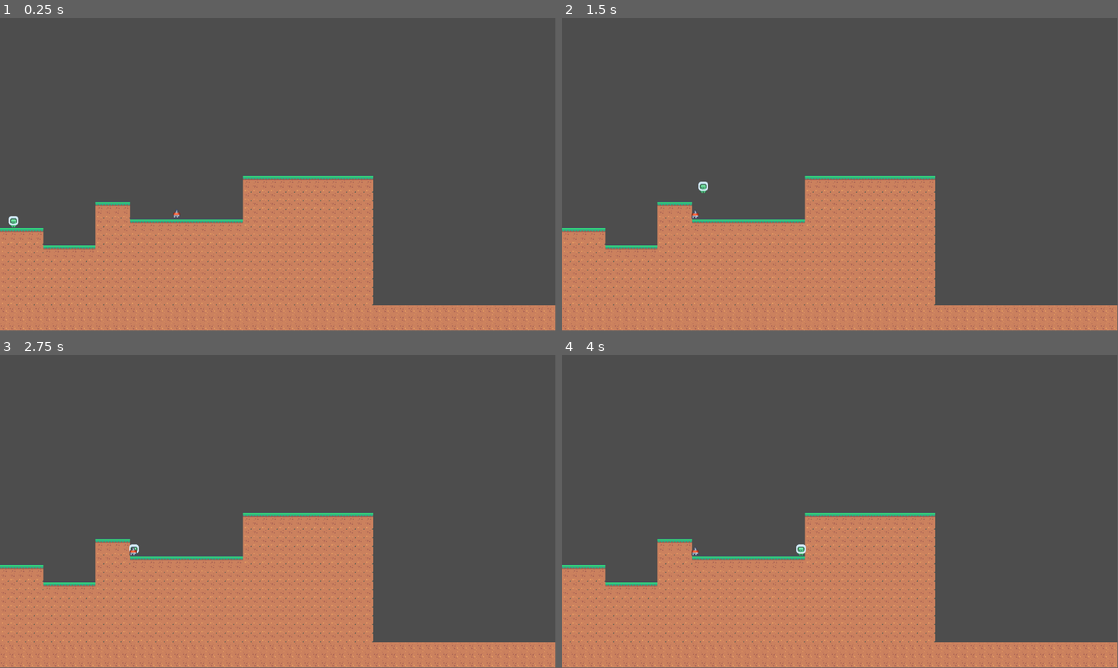
Above: before the commit, frames 1-4 (two rows, left to right).
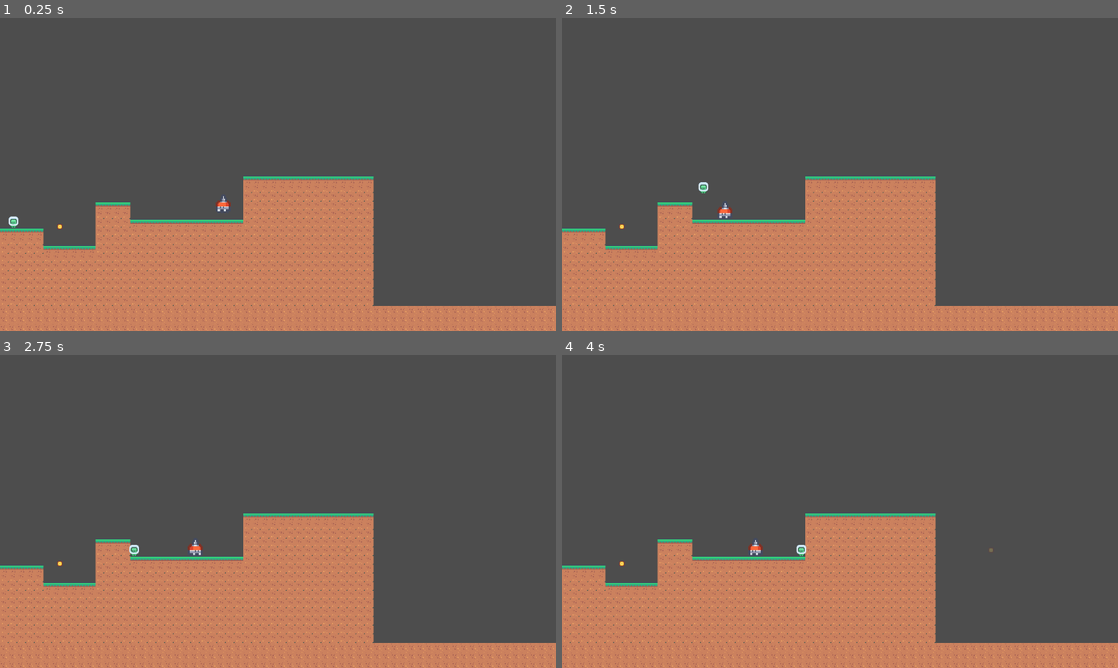
Above: after the commit, the same moments.

Repository: ShivMoh/GodotProjects
Game: Godot game, scene res://levels/tile_map.tscn
The game is run twice, just before and just after one commit, with the same random seed, the same clock (stepped at 60 frames per second) and the same inputs. This scene is started directly instead of the project's main scene.
Inputs:
- Up to frame 1 (0.25 s): no input
- Up to frame 2 (1.5 s): tap Enter (ui_accept) at 0.5, 0.77 s; hold Right (ui_right) from 0.53 s (still down); tap X (shoot) at 0.6 s; tap E (lookdown) at 1.35 s
- Up to frame 3 (2.75 s): tap Enter (ui_accept) at 1.52 s; tap X (shoot) at 1.55, 2.3 s; release Right (ui_right) at 2.03 s; hold Left (ui_left) from 2.03 s (still down); hold Q (lookup) from 2.03 s (still down)
- Up to frame 4 (4 s): release Left (ui_left) at 2.78 s; release Q (lookup) at 2.78 s; hold Right (ui_right) from 2.78 s (still down); tap X (shoot) at 2.85, 3.6 s; tap Enter (ui_accept) at 3.02, 3.77 s
In our replay, the window is 799x449 before the commit and 800x450 after it. These sizes can differ from the game's own. Grey fills any space a smaller window leaves; there, only what the larger window draws over its background counts as a difference.

The runs differ from the first frame. In frame 1, 3.1% of the frame differs, in the area x 0-100%, y 0-100%; in frame 2, 3.1%; in frame 3, 3.1%; in frame 4, 3.1%.

Commit message:
something else

Diff:
--- /dev/null
+++ b/RockClimb/ base/mob.gd
@@ -0,0 +1,10 @@
+extends CharacterBody2D
+class_name Mob
+
+@export var health : int = 6
+
+func get_health() -> int:
+    return self.health
+
+func set_health(new_health : int):
+    self.health = new_health
--- a/RockClimb/enemies/enemy.gd
+++ b/RockClimb/enemies/enemy.gd
@@ -1,15 +1,41 @@
-extends CharacterBody2D
-class_name  Enemy
+extends Mob
+class_name Enemy
 
 var data = preload("res://global/data.gd")
-@export var test = 0
+@export var direction : int = -1
 
 func _ready():
-    pass
+	var raycast: RayCast2D = self.get_node("raycast")
+	var sprite : AnimatedSprite2D = self.get_node("topguy")
+
+	if direction == 1:
+		sprite.flip_h = true
+		raycast.rotation_degrees = 180
+	else:
+		sprite.flip_h = false
+		raycast.rotation_degrees = 0
 
 func _physics_process(delta):
-    pass
+	pass
 
 func damage_player():
-    data.player_health = data.player_health - 1
-    print(data)
+	data.player_health = data.player_health - 1
+
+func if_colliding() -> int:
+
+	var raycast: RayCast2D = self.get_node("raycast")
+	var sprite : AnimatedSprite2D = self.get_node("topguy")
+
+	if raycast.is_colliding:
+		var object = raycast.get_collider()
+
+		if object != Player and object != null:
+			sprite.flip_h = !sprite.flip_h
+			raycast.rotation_degrees += 180
+
+			if direction == -1:
+				return 1
+			else:
+				return -1
+
+	return direction
--- a/RockClimb/enemies/top_guy.gd
+++ b/RockClimb/enemies/top_guy.gd
@@ -1,40 +1,21 @@
-extends CharacterBody2D
+extends Enemy
 
+const SPEED : float = 100.0
+const JUMP_VELOCITY : float = -400.0
 
-const SPEED = 100.0
-const JUMP_VELOCITY = -400.0
-
-# Get the gravity from the project settings to be synced with RigidBody nodes.
 var gravity = ProjectSettings.get_setting("physics/2d/default_gravity")
 
-
 func _physics_process(delta):
-
 	if not is_on_floor():
 		velocity.y += gravity * delta
-
-	var direction = if_colliding()
+	direction = if_colliding()
 
 	if direction:
-		print("hello here?")
 		velocity.x = direction * SPEED
 	else:
 		velocity.x = move_toward(velocity.x, 0, SPEED)
 
 	move_and_slide()
 
-func if_colliding() -> int:
-	var raycast: RayCast2D = self.get_node("raycast")
-
-	if raycast.is_colliding:
-		var object = raycast.get_collider()
-
-		if object != Player and object != null:
-
-
-			if raycast.global_position.x > self.global_position.x:
-				return -1
-			else:
-				return 1
-
-	return -1
+func hide_() -> void:
+	return
--- a/RockClimb/enemies/top_guy.tscn
+++ b/RockClimb/enemies/top_guy.tscn
@@ -7,6 +7,14 @@
 
 [sub_resource type="SpriteFrames" id="SpriteFrames_uums1"]
 animations = [{
+"frames": [{
+"duration": 1.0,
+"texture": ExtResource("3_hxpvs")
+}],
+"loop": true,
+"name": &"hide",
+"speed": 5.0
+}, {
 "frames": [{
 "duration": 1.0,
 "texture": ExtResource("1_qe4bq")
@@ -37,14 +45,16 @@
 radius = 7.0
 
 [node name="TopGuy" type="CharacterBody2D"]
+position = Vector2(0, -8)
+scale = Vector2(2.04, 2.04)
 collision_mask = 2
 script = ExtResource("1_hpy54")
+metadata/_edit_group_ = true
 
-[node name="AnimatedSprite2D" type="AnimatedSprite2D" parent="."]
+[node name="topguy" type="AnimatedSprite2D" parent="."]
 sprite_frames = SubResource("SpriteFrames_uums1")
-animation = &"walk"
-frame = 1
-frame_progress = 0.40819
+animation = &"hide"
+autoplay = "walk"
 
 [node name="CollisionShape2D" type="CollisionShape2D" parent="."]
 position = Vector2(0, 4)
@@ -52,4 +62,6 @@
 
 [node name="raycast" type="RayCast2D" parent="."]
 position = Vector2(0, 4)
+rotation = 6.28319
 target_position = Vector2(-19, 0)
+collision_mask = 3
--- a/RockClimb/levels/tile_map.tscn
+++ b/RockClimb/levels/tile_map.tscn
@@ -1,9 +1,10 @@
-[gd_scene load_steps=8 format=3 uid="uid://hlw2uroyviil"]
+[gd_scene load_steps=9 format=3 uid="uid://hlw2uroyviil"]
 
 [ext_resource type="Texture2D" uid="uid://ex1lx2txckck" path="res://assets/Tilemap/tilemap.png" id="1_vdj82"]
 [ext_resource type="PackedScene" uid="uid://6nqoiojyouk6" path="res://player.tscn" id="2_2ai3r"]
 [ext_resource type="PackedScene" uid="uid://bbni13opfttke" path="res://test_dummy.tscn" id="3_qddgw"]
 [ext_resource type="PackedScene" uid="uid://b2i4e03ch1f4x" path="res://enemies/top_guy.tscn" id="4_7o8cv"]
+[ext_resource type="PackedScene" uid="uid://b5vddmd3kq5am" path="res://player/bullet.tscn" id="5_qc1yg"]
 
 [sub_resource type="PhysicsMaterial" id="PhysicsMaterial_p7p62"]
 
@@ -615,4 +616,8 @@
 position = Vector2(245, 412)
 
 [node name="TopGuy" parent="." instance=ExtResource("4_7o8cv")]
-position = Vector2(392, 423)
+position = Vector2(442, 399)
+direction = 1
+
+[node name="Bullet" parent="." instance=ExtResource("5_qc1yg")]
+position = Vector2(124, 484)
--- a/RockClimb/player.gd
+++ b/RockClimb/player.gd
@@ -1,8 +1,27 @@
-extends CharacterBody2D
+extends Mob
 class_name Player
+
+var bullet  = preload("res://player/bullet.tscn")
 
 func _ready():
 	pass
 
 func _physics_process(delta):
-	pass
+
+	if Input.is_action_just_pressed("shoot"):
+		fire_bullet(spawn_bullet())
+
+func spawn_bullet():
+	var bulletInstance : Bullet = bullet.instantiate()
+	bulletInstance.position = bulletInstance.position + Vector2(10, 0)
+	self.add_child(bulletInstance)
+
+	return bulletInstance
+
+func fire_bullet(bullet : Bullet):
+	var tween : Tween = get_tree().create_tween()
+	var tween2 : Tween = get_tree().create_tween()
+
+	tween.tween_property(bullet, "position", bullet.position + Vector2(500, 0), 0.5)
+	tween2.tween_property(bullet, "modulate:a", 0, 0.5);
+	tween.tween_callback(bullet.queue_free)
--- /dev/null
+++ b/RockClimb/player/bullet.gd
@@ -0,0 +1,11 @@
+extends Area2D
+class_name Bullet
+
+# Called when the node enters the scene tree for the first time.
+func _ready():
+	pass # Replace with function body.
+
+
+# Called every frame. 'delta' is the elapsed time since the previous frame.
+func _process(delta):
+	pass
--- /dev/null
+++ b/RockClimb/player/bullet.tscn
@@ -0,0 +1,16 @@
+[gd_scene load_steps=4 format=3 uid="uid://b5vddmd3kq5am"]
+
+[ext_resource type="Script" path="res://player/bullet.gd" id="1_d28g2"]
+[ext_resource type="Texture2D" uid="uid://dvn3384ruclf2" path="res://assets/Tiles/tile_0151.png" id="1_t7a61"]
+
+[sub_resource type="RectangleShape2D" id="RectangleShape2D_gv8q1"]
+size = Vector2(12, 12)
+
+[node name="Bullet" type="Area2D"]
+script = ExtResource("1_d28g2")
+
+[node name="Tile0151" type="Sprite2D" parent="."]
+texture = ExtResource("1_t7a61")
+
+[node name="CollisionShape2D" type="CollisionShape2D" parent="."]
+shape = SubResource("RectangleShape2D_gv8q1")
--- a/RockClimb/project.godot
+++ b/RockClimb/project.godot
@@ -18,6 +18,10 @@
 [autoload]
 
 Data="*res://global/data.gd"
+
+[display]
+
+window/stretch/mode="viewport"
 
 [dotnet]
 
@@ -50,4 +54,5 @@
 
 [rendering]
 
+textures/canvas_textures/default_texture_filter=0
 renderer/rendering_method="mobile"
--- /dev/null
+++ b/RockClimb/ui/health.gd
@@ -0,0 +1,7 @@
+extends Node2D
+
+@onready var current_heart : Heart = $heart
+@export var mob : Mob
+
+func _process(delta):
+	mob.set_health(10)
--- /dev/null
+++ b/RockClimb/ui/health_bar.tscn
@@ -0,0 +1,15 @@
+[gd_scene load_steps=3 format=3 uid="uid://b4t1ennm00yy7"]
+
+[ext_resource type="Script" path="res://ui/health.gd" id="1_ur08k"]
+[ext_resource type="PackedScene" uid="uid://cvpsmfn7gaw4g" path="res://ui/heart.tscn" id="2_jo03w"]
+
+[node name="health" type="Node2D"]
+script = ExtResource("1_ur08k")
+
+[node name="heart" parent="." instance=ExtResource("2_jo03w")]
+
+[node name="heart2" parent="." instance=ExtResource("2_jo03w")]
+position = Vector2(20, 0)
+
+[node name="heart3" parent="." instance=ExtResource("2_jo03w")]
+position = Vector2(40, 0)
--- /dev/null
+++ b/RockClimb/ui/heart.gd
@@ -0,0 +1,2 @@
+extends Node2D
+class_name Heart
--- /dev/null
+++ b/RockClimb/ui/heart.tscn
@@ -0,0 +1,102 @@
+[gd_scene load_steps=10 format=3 uid="uid://cvpsmfn7gaw4g"]
+
+[ext_resource type="Script" path="res://ui/heart.gd" id="1_63nnq"]
+[ext_resource type="Texture2D" uid="uid://cwg6upsflehmw" path="res://assets/Tiles/tile_0044.png" id="1_q2jeg"]
+[ext_resource type="Texture2D" uid="uid://dxdhjfh2wobay" path="res://assets/Tiles/tile_0045.png" id="2_3r05o"]
+[ext_resource type="Texture2D" uid="uid://b410rxqkkmekh" path="res://assets/Tiles/tile_0046.png" id="3_ahkj7"]
+
+[sub_resource type="SpriteFrames" id="SpriteFrames_lymrh"]
+animations = [{
+"frames": [{
+"duration": 1.0,
+"texture": ExtResource("1_q2jeg")
+}],
+"loop": true,
+"name": &"full_heart",
+"speed": 5.0
+}, {
+"frames": [{
+"duration": 1.0,
+"texture": ExtResource("2_3r05o")
+}],
+"loop": true,
+"name": &"half_heart",
+"speed": 5.0
+}, {
+"frames": [{
+"duration": 1.0,
+"texture": ExtResource("3_ahkj7")
+}],
+"loop": true,
+"name": &"no_heart",
+"speed": 5.0
+}]
+
+[sub_resource type="Animation" id="Animation_nusag"]
+resource_name = "heart"
+length = 1.2
+loop_mode = 1
+tracks/0/type = "value"
+tracks/0/imported = false
+tracks/0/enabled = true
+tracks/0/path = NodePath(".:scale")
+tracks/0/interp = 1
+tracks/0/loop_wrap = true
+tracks/0/keys = {
+"times": PackedFloat32Array(0.2, 0.5, 0.8, 1.1),
+"transitions": PackedFloat32Array(1, 1, 1, 1),
+"update": 0,
+"values": [Vector2(1, 1), Vector2(1.2, 1.2), Vector2(1, 1), Vector2(1.2, 1.2)]
+}
+
+[sub_resource type="Animation" id="Animation_cur37"]
+length = 0.001
+tracks/0/type = "value"
+tracks/0/imported = false
+tracks/0/enabled = true
+tracks/0/path = NodePath(".:scale")
+tracks/0/interp = 1
+tracks/0/loop_wrap = true
+tracks/0/keys = {
+"times": PackedFloat32Array(0),
+"transitions": PackedFloat32Array(1),
+"update": 0,
+"values": [Vector2(1, 1)]
+}
+
+[sub_resource type="Animation" id="Animation_u8r7k"]
+resource_name = "half_heart"
+length = 1.2
+loop_mode = 1
+tracks/0/type = "value"
+tracks/0/imported = false
+tracks/0/enabled = true
+tracks/0/path = NodePath(".:scale")
+tracks/0/interp = 1
+tracks/0/loop_wrap = true
+tracks/0/keys = {
+"times": PackedFloat32Array(0.2, 0.5, 0.8, 1.1),
+"transitions": PackedFloat32Array(1, 1, 1, 1),
+"update": 0,
+"values": [Vector2(1.06667, 1.06667), Vector2(1.2, 1.2), Vector2(1, 1), Vector2(1.03333, 1.03333)]
+}
+
+[sub_resource type="AnimationLibrary" id="AnimationLibrary_iopok"]
+_data = {
+"RESET": SubResource("Animation_cur37"),
+"half_heart": SubResource("Animation_u8r7k"),
+"heart": SubResource("Animation_nusag")
+}
+
+[node name="heart" type="Node2D"]
+script = ExtResource("1_63nnq")
+
+[node name="AnimatedSprite2D" type="AnimatedSprite2D" parent="."]
+sprite_frames = SubResource("SpriteFrames_lymrh")
+animation = &"full_heart"
+
+[node name="AnimationPlayer" type="AnimationPlayer" parent="."]
+root_node = NodePath("../AnimatedSprite2D")
+libraries = {
+"": SubResource("AnimationLibrary_iopok")
+}
Not shown, changed: RockClimb/assets/License.txt
Not shown, changed: RockClimb/assets/Tilesheet (Backgrounds).txt
Not shown, changed: RockClimb/assets/Tilesheet (Characters).txt
Not shown, changed: RockClimb/assets/Tilesheet (Tiles).txt
Not shown, added: RockClimbCopy/assets/Preview.png.import
Not shown, added: RockClimbCopy/assets/SampleA.png.import
Not shown, added: RockClimbCopy/assets/SampleB.png.import
Not shown, added: RockClimbCopy/assets/Tilemap/tilemap-backgrounds.png.import
Not shown, added: RockClimbCopy/assets/Tilemap/tilemap-backgrounds_packed.png.import
Not shown, added: RockClimbCopy/assets/Tilemap/tilemap-characters.png.import
Not shown, added: RockClimbCopy/assets/Tilemap/tilemap-characters_packed.png.import
Not shown, added: RockClimbCopy/assets/Tilemap/tilemap.png.import
(and 192 more such lines)
